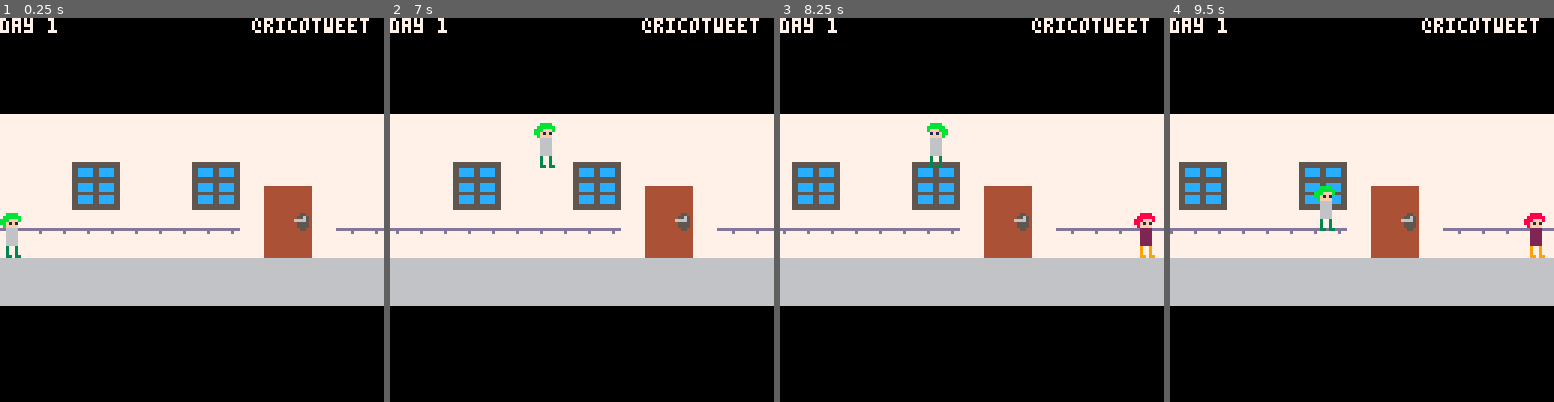
Above: before the commit, frames 1-4 (left to right).
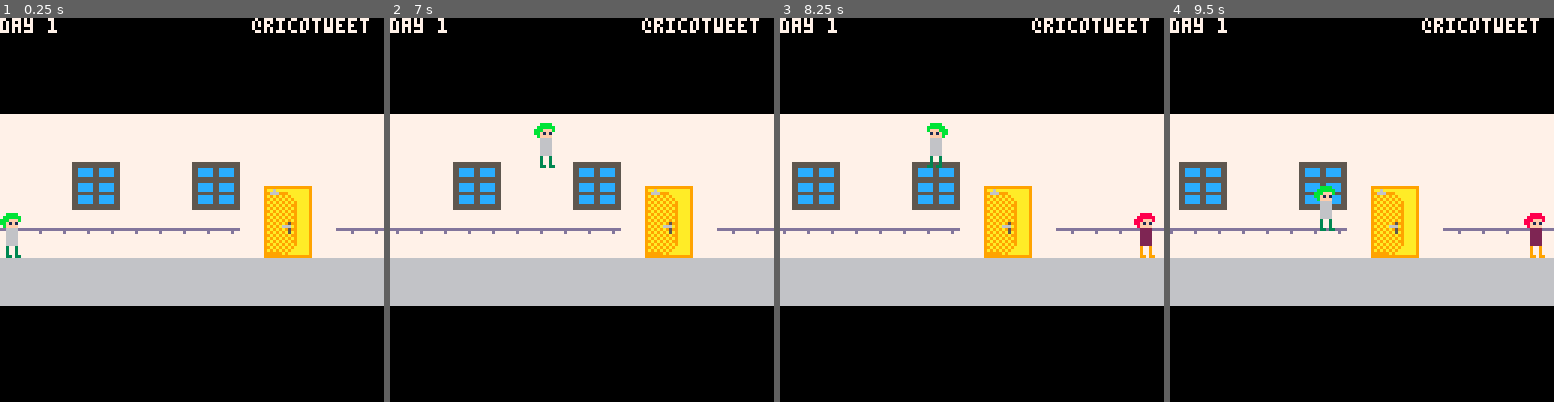
Above: after the commit, the same moments.

Repository: RicoP/dailylife
Game: PICO-8 cartridge dl.p8
Same seed, same stepped clock (60 frames per second), same inputs: the game is played once before the commit and once after it.
Inputs:
- Up to frame 1 (0.25 s): no input
- Up to frame 2 (7 s): tap X (X key) at 0.33, 1.07, 1.85, 2.97, 4.08, 5.2, 6.32 s; tap O (Z key) at 0.7, 1.7, 2.1, 2.5, 2.9, 3.3, 3.7, 4.1, 4.5, 4.9, 5.3, 5.7, 6.1, 6.5, 6.9 s; hold Right 1.6-2.1 s; hold Up 2.15-2.42 s; hold Right 2.47-3.03 s; hold Left 3.08-3.58 s; hold Down 3.63-3.97 s; hold Right 4.02-4.68 s; hold Up 4.73-5.03 s; hold Left 5.08-5.68 s; hold Down 5.73-6.03 s; hold Right 6.08-6.58 s; hold Right from 6.63 s (still down)
- Up to frame 3 (8.25 s): release Right at 7.13 s; hold Up 7.18-7.45 s; tap O (Z key) at 7.3, 7.7, 8.1 s; tap X (X key) at 7.43 s; hold Right 7.5-8.07 s; hold Left from 8.12 s (still down)
- Up to frame 4 (9.5 s): tap O (Z key) at 8.5, 8.9, 9.3 s; tap X (X key) at 8.55 s; release Left at 8.62 s; hold Down 8.67-9 s; hold Right from 9.05 s (still down)

The runs differ from the first frame. In frame 1, 2.3% of the frame differs, in the area x 68-82%, y 43-63%; in frame 2, 2.3%; in frame 3, 2.3%; in frame 4, 2.3%.

Commit message:
add door

Diff:
--- a/dl.p8
+++ b/dl.p8
@@ -206,6 +206,10 @@
  for i=0,20 do
   map(0,0, i*128,32, 16,16)
  end
+
+ -- draw exit
+ spr(9,88,56,2,3)
+
  for n=1,#enemies
  do
   local e = enemies[n]
@@ -274,8 +278,8 @@
 0000000000000000000000000000000000000000000000000000000000000000000000000000000000000000000000000000000000000000000000000000000000000000000000000000000000000000000000000000000000000000000000000000000000000000000000000000000000000000000000000000000000000000
 0000000000000000000000000000000000000000000000000000000000000000000000000000000000000000000000000000000000000000000000000000000000000000000000000000000000000000000000000000000000000000000000000000000000000000000000000000000000000000000000000000000000000000
 0000000506000000050600000000000000000000000000000000000000000000000000000000000000000000000000000000000000000000000000000000000000000000000000000000000000000000000000000000000000000000000000000000000000000000000000000000000000000000000000000000000000000000
-0000001516000000151600070700000002000000000000000000000000000000000000000000000000000000000000000000000000000000000000000000000000000000000000000000000000000000000000000000000000000000000000000000000000000000000000000000000000000000000000000000000000000000
-0202020202020202020200071700020200000000000000000000000000000000000000000000000000000000000000000000000000000000000000000000000000000000000000000000000000000000000000000000000000000000000000000000000000000000000000000000000000000000000000000000000000000000
-0000000000000000000000070700000000000000000000000000000000000000000000000000000000000000000000000000000000000000000000000000000000000000000000000000000000000000000000000000000000000000000000000000000000000000000000000000000000000000000000000000000000000000
+0000001516000000151600070800000000000000000000000000000000000000000000000000000000000000000000000000000000000000000000000000000000000000000000000000000000000000000000000000000000000000000000000000000000000000000000000000000000000000000000000000000000000000
+0202020202020202020200171800020200000000000000000000000000000000000000000000000000000000000000000000000000000000000000000000000000000000000000000000000000000000000000000000000000000000000000000000000000000000000000000000000000000000000000000000000000000000
+0000000000000000000000272800000000000000000000000000000000000000000000000000000000000000000000000000000000000000000000000000000000000000000000000000000000000000000000000000000000000000000000000000000000000000000000000000000000000000000000000000000000000000
 1010101010101010101010101010101000000000000000000000000000000000000000000000000000000000000000000000000000000000000000000000000000000000000000000000000000000000000000000000000000000000000000000000000000000000000000000000000000000000000000000000000000000000
 1010101010101010101010101010101000000000000000000000000000000000000000000000000000000000000000000000000000000000000000000000000000000000000000000000000000000000000000000000000000000000000000000000000000000000000000000000000000000000000000000000000000000000
Not shown, changed: 24 lines of the sprite sheet (__gfx__) section of dl.p8
